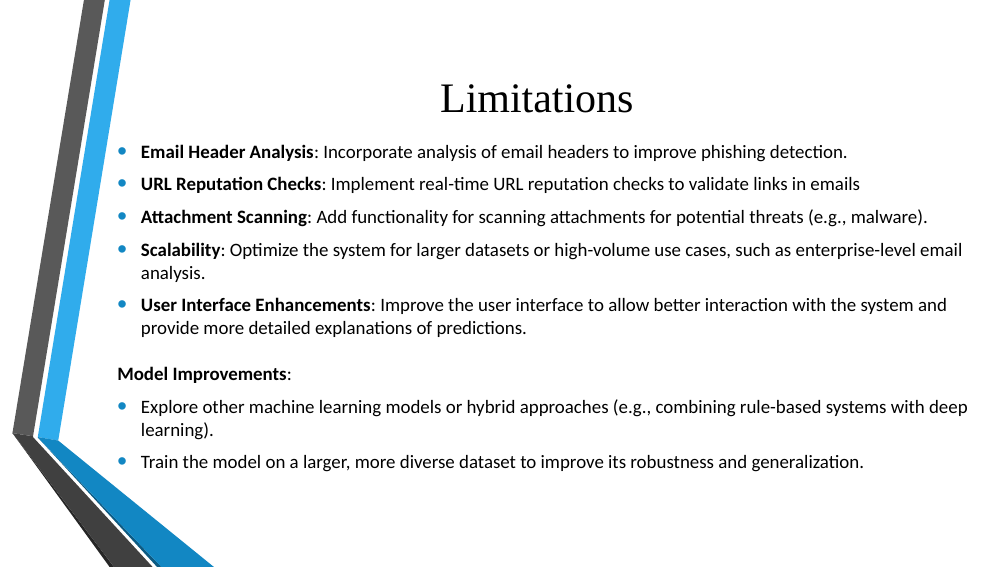
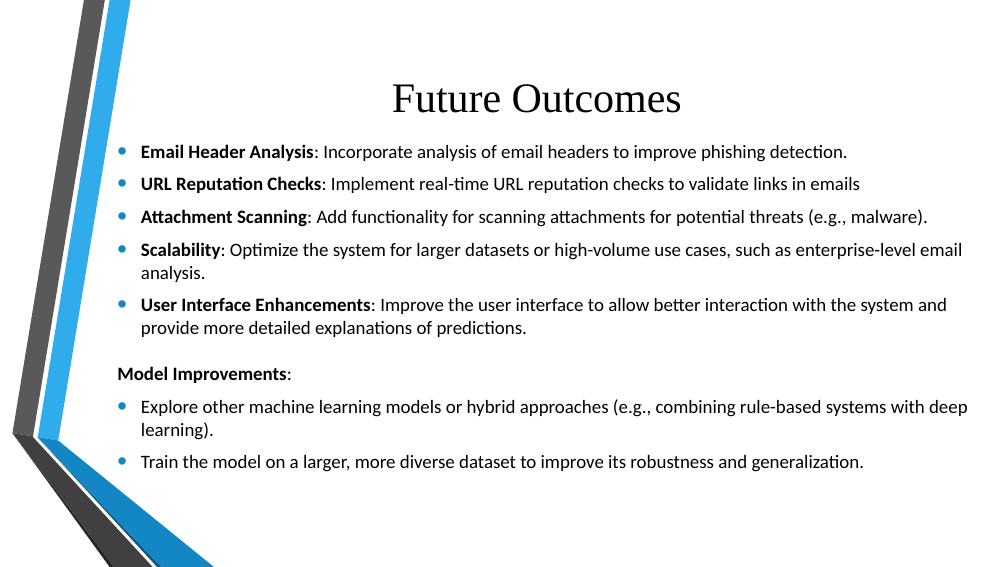
Before and after one commit to Raeken337/phishing-email-detection-system, a slide deck: slide 11 of Phishing Detection System_Slide_Deck .pptx (slide 12 before the commit). Drawn at 1008x567 pixels with LibreOffice and Linux fonts; fonts in the diff are those of the drawing; background and template pictures are left out. Boxes give left, top, right and bottom in pixels: in the first picture for what was removed or moved away, otherwise in the second. Text is boxed around its words. In the diff, an @@ line names an element or a change of style, - is before the commit and + after.

Commit message:
Added slide deck pptx

```diff
--- a/Phishing Detection System_Slide_Deck .pptx
+++ b/Phishing Detection System_Slide_Deck .pptx
@@ title at [392, 84, 682, 113]: text changed @@
-Limitations
+Future Outcomes
```
Also in this commit, not shown: 1 slide removed, 1 other file.
